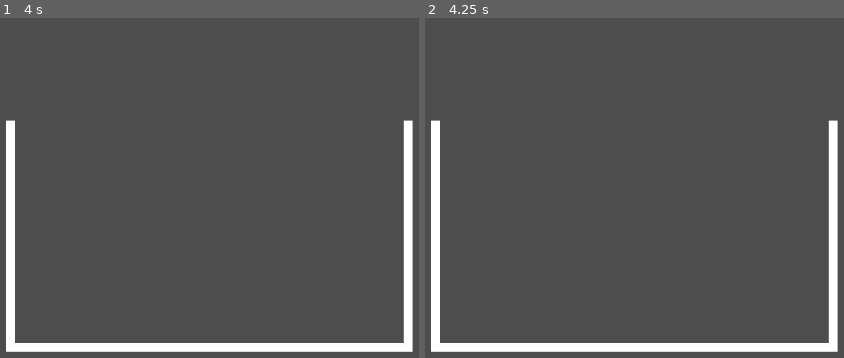
Above: before the commit, frames 1-2 (left to right).
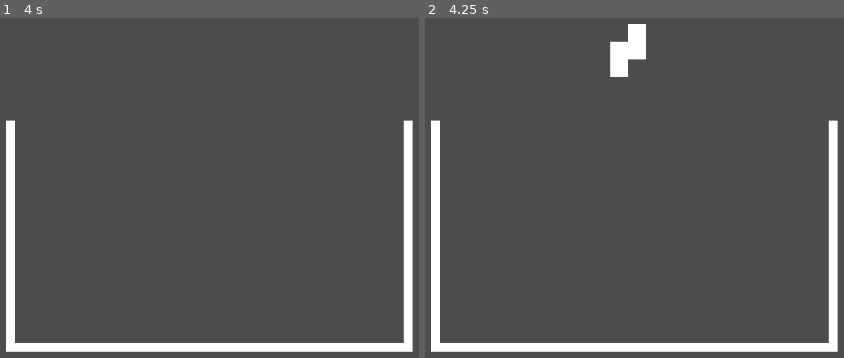
Above: after the commit, the same moments.

Repository: kksgandhi/other-peoples-money
Game: Godot game, scene res://scenes/game.tscn
Two runs of this game, one before a commit and one after it. Both use one fixed random seed, a clock stepped at 60 frames per second and the inputs below.
Inputs:
- Up to frame 1 (4 s): tap Enter at 0.5, 2, 3.5 s; tap Space at 1.25, 2.75 s
- Up to frame 2 (4.25 s): tap Escape (debug, bound only after the commit) at 4.15 s

Frame 1 is identical in both runs. In frame 2, 0.9% of the frame differs, in the area x 44-53%, y 1-18%.

Commit message:
add tetromino and spawn code

Diff:
--- a/project.godot
+++ b/project.godot
@@ -20,7 +20,16 @@
 window/size/viewport_width=1440
 window/size/viewport_height=810
 
+[input]
+
+debug={
+"deadzone": 0.5,
+"events": [Object(InputEventKey,"resource_local_to_scene":false,"resource_name":"","device":-1,"window_id":0,"alt_pressed":false,"shift_pressed":false,"ctrl_pressed":false,"meta_pressed":false,"pressed":false,"keycode":0,"physical_keycode":4194305,"key_label":0,"unicode":0,"echo":false,"script":null)
+]
+}
+
 [rendering]
 
+textures/canvas_textures/default_texture_filter=0
 renderer/rendering_method="gl_compatibility"
 renderer/rendering_method.mobile="gl_compatibility"
--- /dev/null
+++ b/scenes/game.gd
@@ -0,0 +1,11 @@
+extends Node2D
+
+const tetromino = preload("res://scenes/tetrominos/tetromino_s.tscn")
+
+
+func _input(event):
+  if event.is_action_pressed("debug"):
+    var spawned_tetromino = tetromino.instantiate()
+    %tetrominos.add_child(spawned_tetromino)
+    spawned_tetromino.position = %SpawnLocation.position
+    spawned_tetromino.scale = Vector2(32, 32)
--- a/scenes/game.tscn
+++ b/scenes/game.tscn
@@ -1,8 +1,13 @@
-[gd_scene load_steps=2 format=3 uid="uid://ca8bu6oaovpaw"]
+[gd_scene load_steps=4 format=3 uid="uid://ca8bu6oaovpaw"]
 
+[ext_resource type="Script" path="res://scenes/game.gd" id="1_3vnwj"]
 [ext_resource type="Texture2D" uid="uid://7htmx1ae8i1d" path="res://assets/images/1x1_white.png" id="1_5gkvc"]
 
+[sub_resource type="RectangleShape2D" id="RectangleShape2D_24lcr"]
+size = Vector2(1, 1)
+
 [node name="Game" type="Node2D"]
+script = ExtResource("1_3vnwj")
 
 [node name="Walls" type="Node2D" parent="."]
 
@@ -15,6 +20,11 @@
 position = Vector2(670, 760)
 scale = Vector2(700, 16)
 texture = ExtResource("1_5gkvc")
+
+[node name="Area2D" type="Area2D" parent="Walls/Bottom"]
+
+[node name="CollisionShape2D" type="CollisionShape2D" parent="Walls/Bottom/Area2D"]
+shape = SubResource("RectangleShape2D_24lcr")
 
 [node name="RightWall" type="Sprite2D" parent="Walls"]
 position = Vector2(1028, 552)
@@ -30,3 +40,10 @@
 position = Vector2(1028, 760)
 scale = Vector2(16, 16)
 texture = ExtResource("1_5gkvc")
+
+[node name="SpawnLocation" type="Marker2D" parent="."]
+unique_name_in_owner = true
+position = Vector2(659, 226)
+
+[node name="tetrominos" type="Node2D" parent="."]
+unique_name_in_owner = true
--- /dev/null
+++ b/scenes/tetrominos/tetromino_s.tscn
@@ -0,0 +1,12 @@
+[gd_scene load_steps=2 format=3 uid="uid://cxm5hqww3ohtf"]
+
+[ext_resource type="Texture2D" uid="uid://beehqq0r8soe2" path="res://assets/images/tetromino_s.png" id="1_3suu7"]
+
+[node name="Sprite2D" type="CharacterBody2D"]
+position = Vector2(0, 0.5)
+
+[node name="CollisionPolygon2D" type="CollisionPolygon2D" parent="."]
+polygon = PackedVector2Array(0, -1.5, 1, -1.5, 1, 0.5, 0, 0.5, 0, 1.5, -1, 1.5, -1, -0.5, 0, -0.5)
+
+[node name="Sprite2D" type="Sprite2D" parent="."]
+texture = ExtResource("1_3suu7")
Binary file added: assets/images/tetromino_s.png
Not shown, added: assets/images/tetromino_s.png.import
